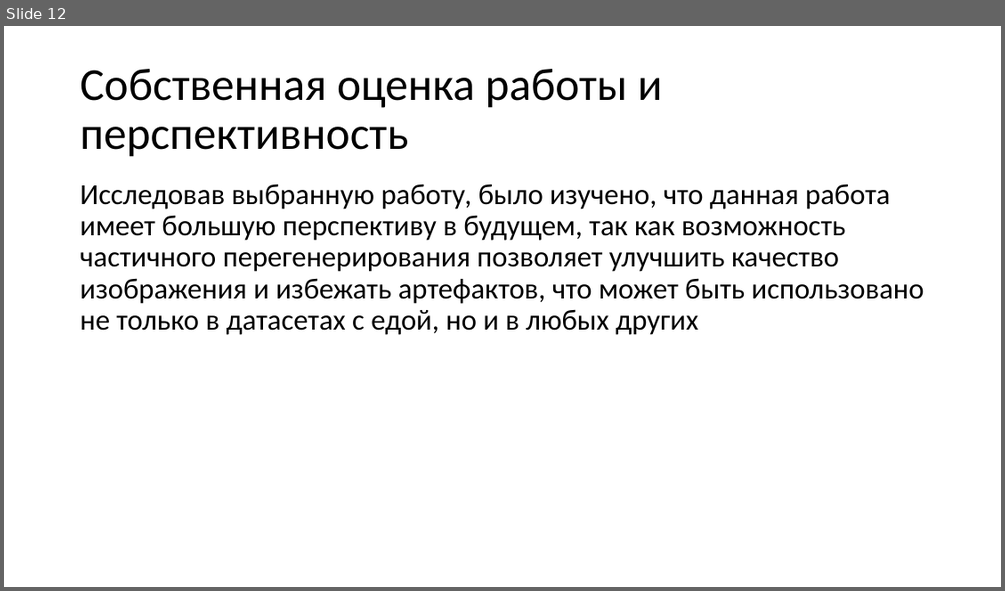
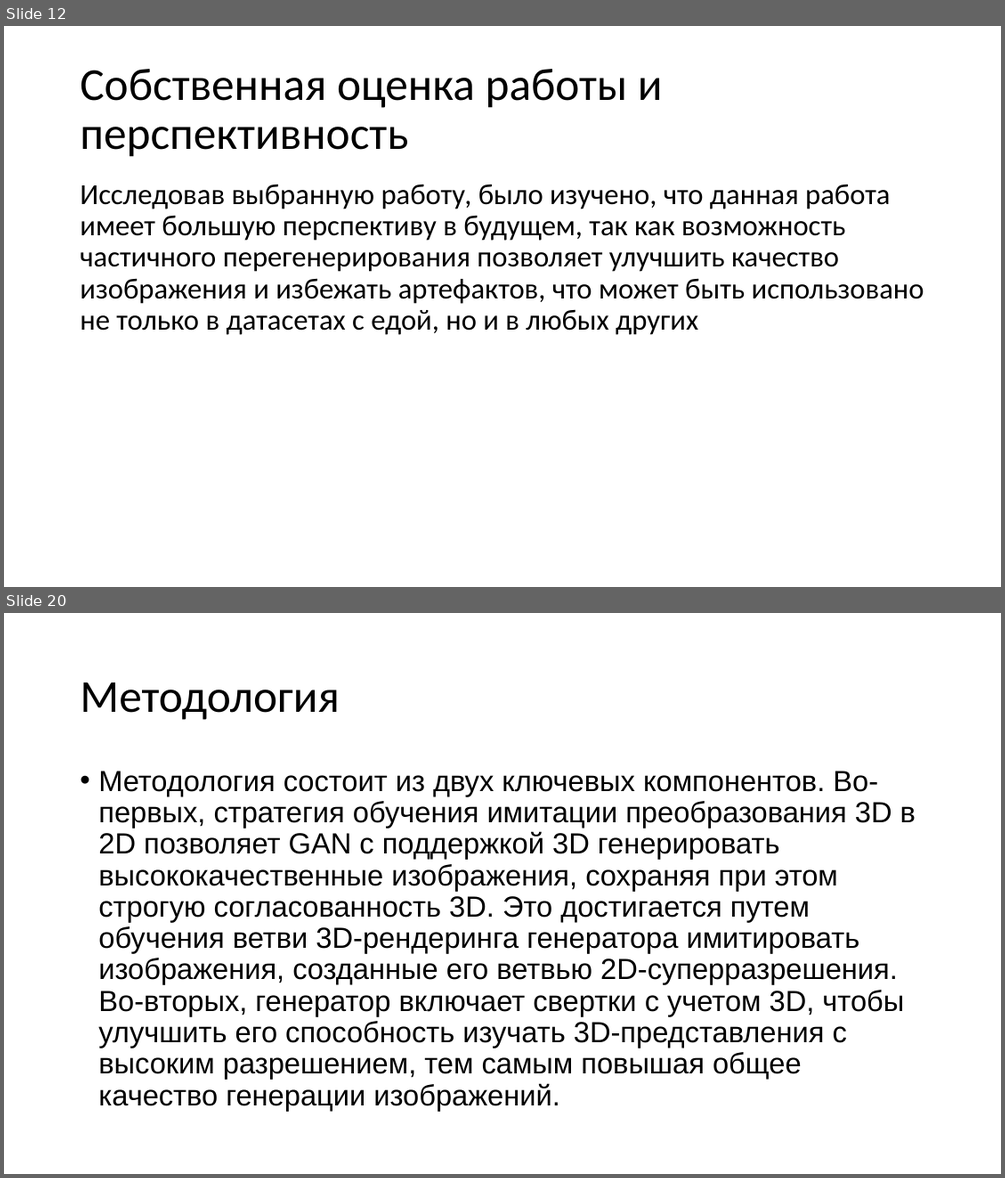
Before and after one commit to katanayka/katanayka, a slide deck: Sozdanie_uslovnogo_obraza_sinteticheskoy_pischi.pptm. Shown one above the other, each under a label of ours: slide 12 before the commit, slides 12 and 20 after it; the slides between them are not shown. The pictures are 1005x591 and 1005x1178 pixels, drawn with LibreOffice and Linux fonts; fonts in the diff are those of the drawing. Boxes give left, top, right and bottom in pixels: in the first picture for what was removed or moved away, otherwise in the second. Text is boxed around its words. In the diff, an @@ line names an element or a change of style, - is before the commit and + after.

```diff
--- a/Sozdanie_uslovnogo_obraza_sinteticheskoy_pischi.pptm
+++ b/Sozdanie_uslovnogo_obraza_sinteticheskoy_pischi.pptm
@@ slide 20 added at [4,613,1001,1174], background #FFFFFF @@
@@ title added at [80,682,340,720], 44 pt, text #000000 @@
+Методология
@@ text added at [98,771,915,1110], 28 pt, text #000000 @@
+• Методология состоит из двух ключевых компонентов. Во-первых, стратегия обучения имитации преобразования 3D в 2D позволяет GAN с поддержкой 3D генерировать высококачественные изображения, сохраняя при этом строгую согласованность 3D. Это достигается путем обучения ветви 3D-рендеринга генератора имитировать изображения, созданные его ветвью 2D-суперразрешения. Во-вторых, генератор включает свертки с учетом 3D, чтобы улучшить его способность изучать 3D-представления с высоким разрешением, тем самым повышая общее качество генерации изображений.
```
Also in this commit, not shown: 8 other slides added.
